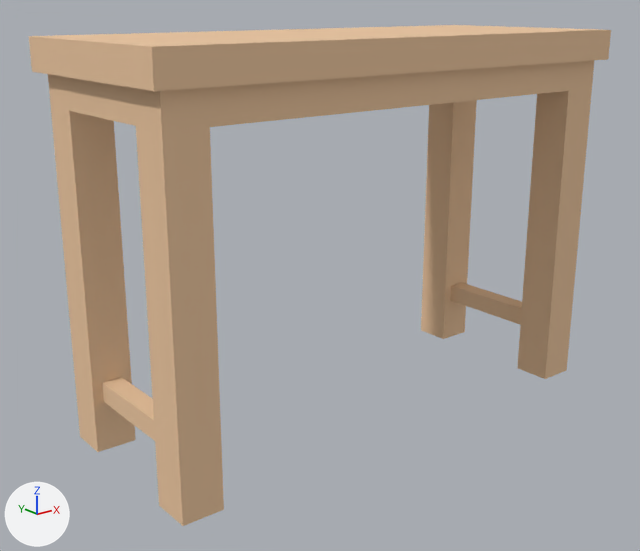
A saved change to the glTF model example_game/world/props/cabinet.prop/model.glb.
The view is the same before and after, from a 50 mm lens placed at (-1.135, -1.338, 0.812), pointed at (-0.057, 0.009, 0.273). Lighting does not change. The marker at lower left points along +X, +Y and +Z. The older version comes first. Vertices at exactly the same position are counted once.

In view in the first picture: 'model'.
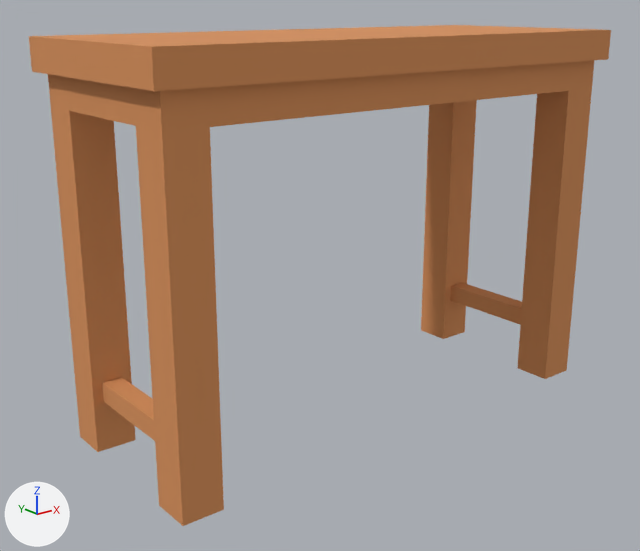
The change, as a list of edits to the scene's bpy script:
```text
Change me_model:
    where me_model.from_pydata(...)  # 56 vertices, 116 faces; spans x -0.534..0.534, y -0.22..0.22, z -0.02..0.749
    used by ob_model
    me_model part 1: 116 faces centred in x -0.534..0.534, y -0.22..0.22, z -0.02..0.749 are repainted in the vertex colours; the middle colour goes from beige #edc7a0 to orange #d9915a
```

Boxes (x1, y1, x2, y2) around the edits, measured in the pictures (640 x 551 px):
part 1 of me_model, recoloured (beige to orange): (29, 25, 611, 526) in both
